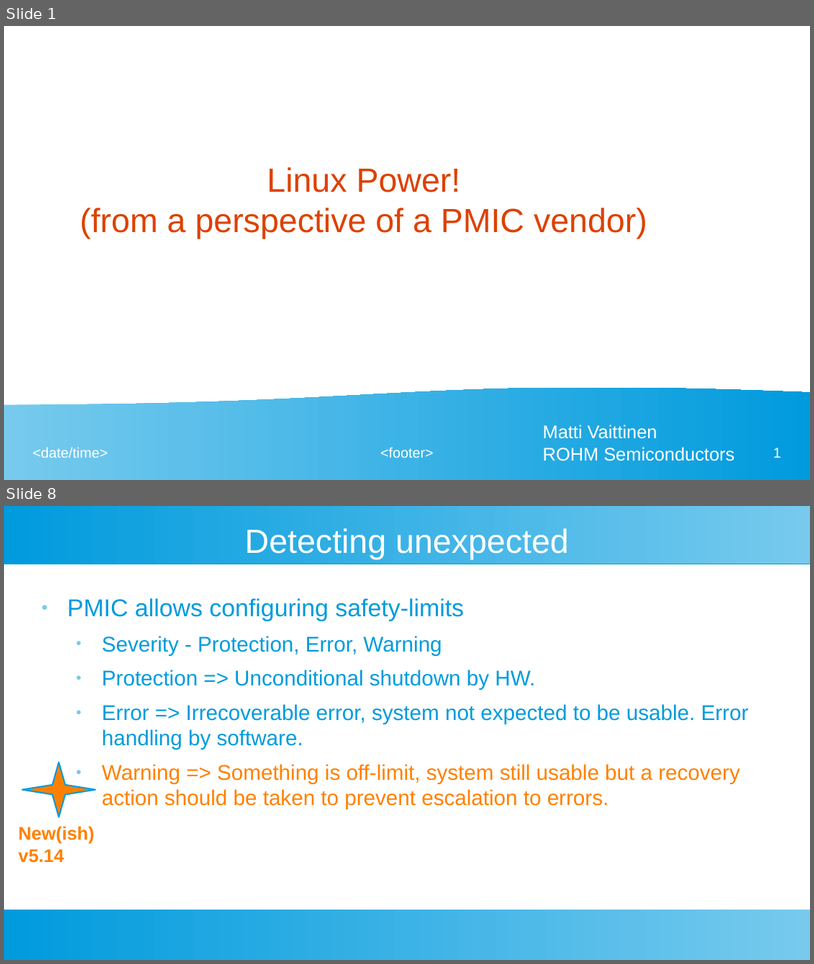
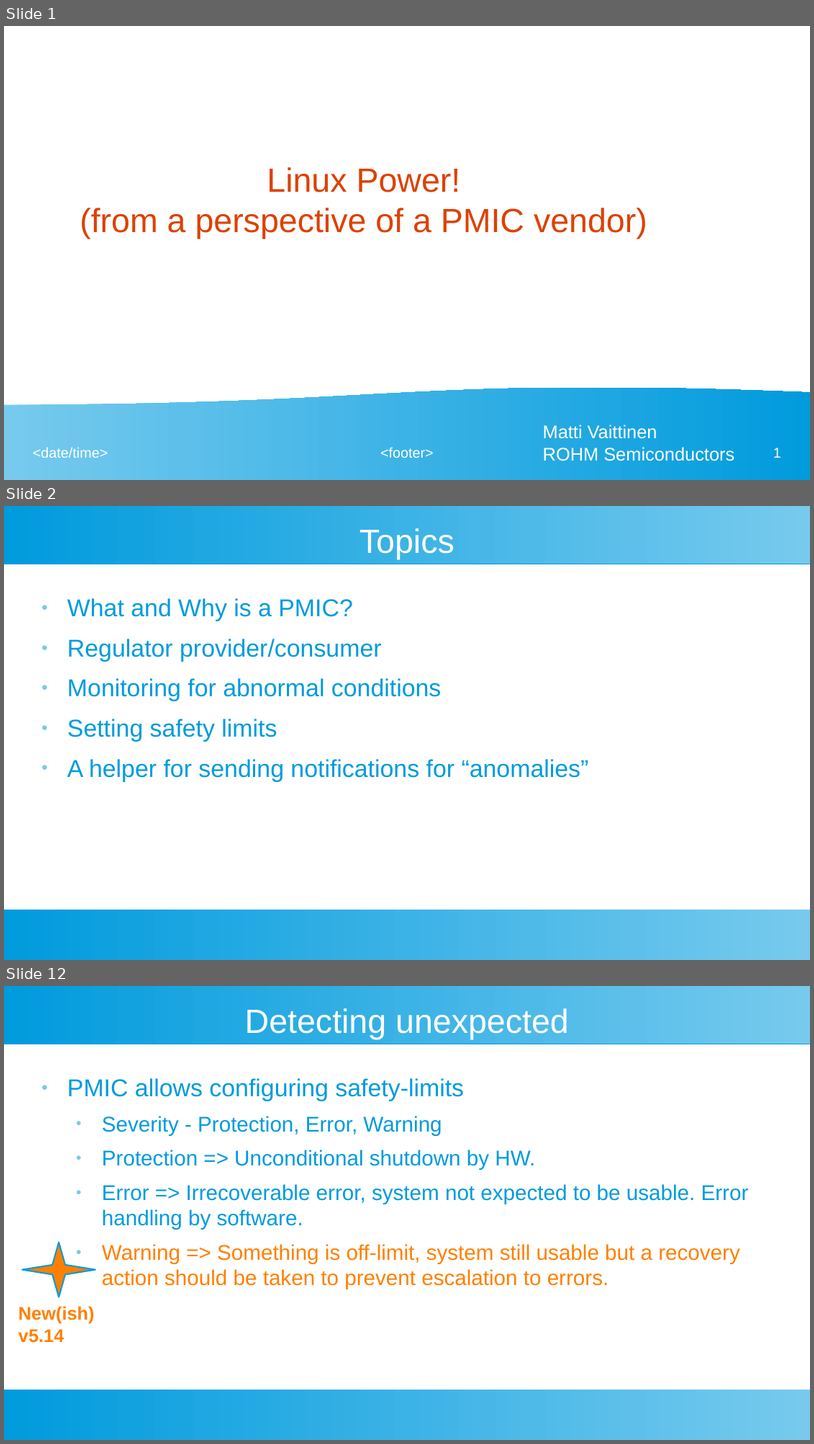
Before and after one commit to M-Vaittinen/babblings, a slide deck: PMIC/PMIC-babblings.odp. Shown one above the other, each under a label of ours: slides 1 and 8 before the commit, slides 1, 2 and 12 after it; the slides between them are not shown. The pictures are 814x964 and 814x1444 pixels, drawn with LibreOffice and Linux fonts; fonts in the diff are those of the drawing. Boxes give left, top, right and bottom in pixels: in the first picture for what was removed or moved away, otherwise in the second. Text is boxed around its words. In the diff, an @@ line names an element or a change of style, - is before the commit and + after.

Commit message:
babblings: pmic: Add more pictures

```diff
--- a/PMIC/PMIC-babblings.odp
+++ b/PMIC/PMIC-babblings.odp
@@ slide 2 added at (x1=4, y1=506, x2=810, y2=960), background #FFFFFF; not listed: 2 template elements that a slide beside it also shows @@
@@ title added at (x1=360, y1=528, x2=455, y2=559), 33 pt, text #FFFFFF @@
+Topics
@@ text added at (x1=67, y1=598, x2=589, y2=781), 24 pt, text #009BDD @@
+● What and Why is a PMIC?
+● Regulator provider/consumer
+● Monitoring for abnormal conditions
+● Setting safety limits
+● A helper for sending notifications for “anomalies”
@@ what was slide 8 is now slide 12 @@
```
Also in this commit, not shown: 8 slides changed, 3 other slides added.
